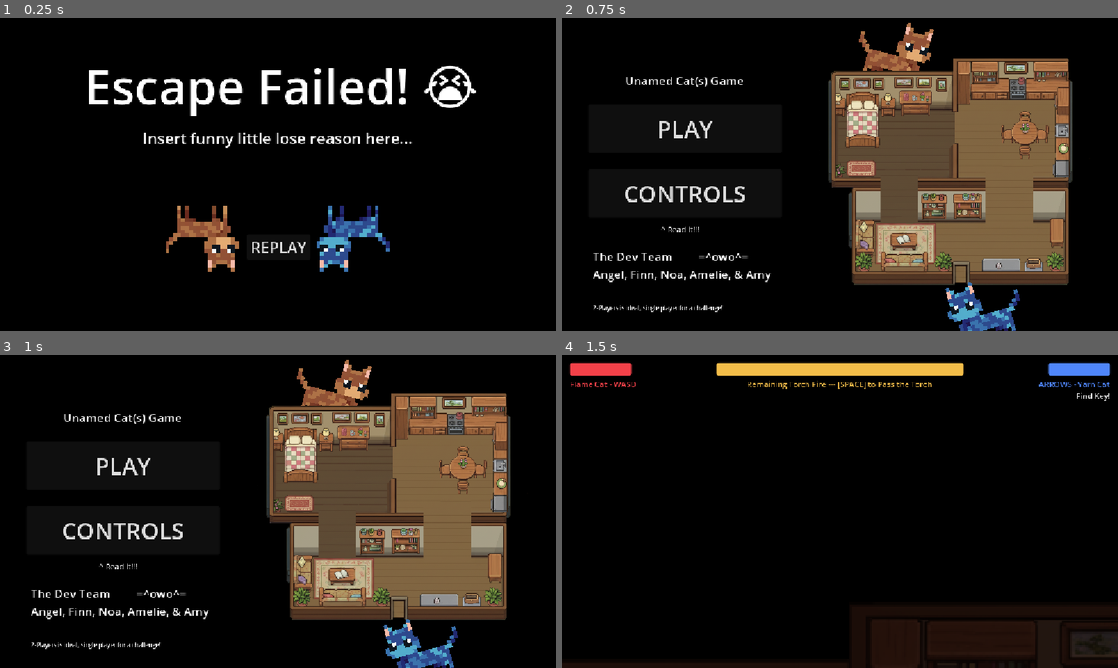
Above: before the commit, frames 1-4 (two rows, left to right).
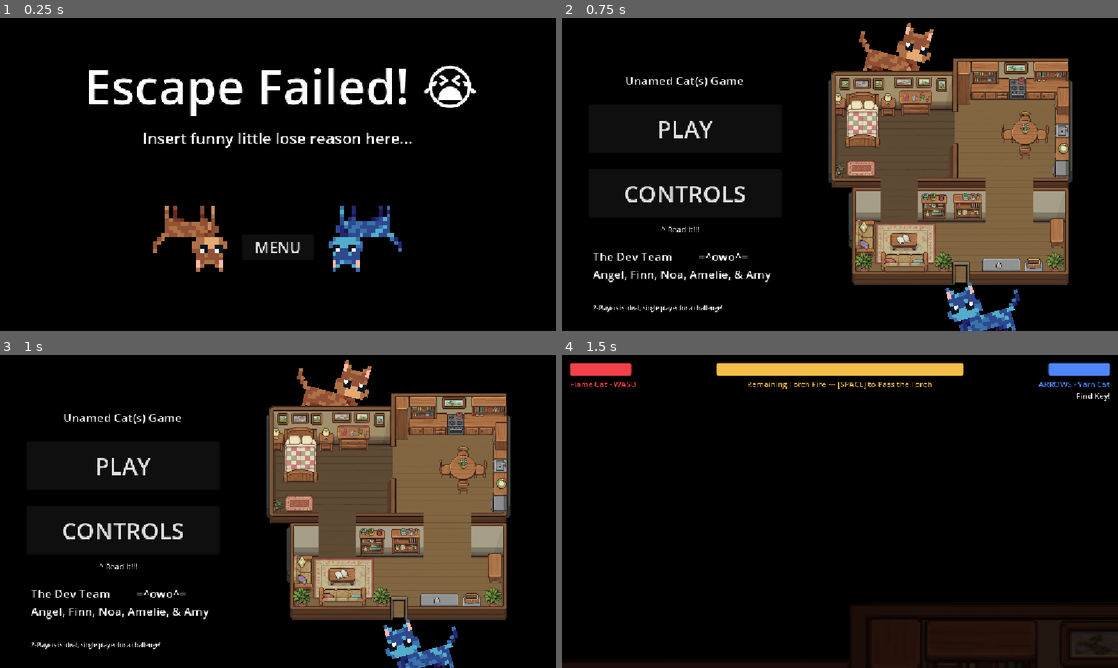
Above: after the commit, the same moments.

Repository: anqilique/GDGJam2-2025
Game: Godot game, scene res://Scenes/loss_screen.tscn
The game is run twice, just before and just after one commit, with the same random seed, the same clock (stepped at 60 frames per second) and the same inputs. This scene is started directly instead of the project's main scene. The engine's default icon, where the game draws it, is replaced by a stand-in: a white triangle on a blue panel in a dark square. Sound files missing from this copy of the repository are replaced by a short silence.
Inputs:
- Up to frame 1 (0.25 s): no input
- Up to frame 2 (0.75 s): click "REPLAY" (after the commit: "MENU") at 0.5 s
- Up to frame 3 (1 s): no input
- Up to frame 4 (1.5 s): click "PLAY" at 1.25 s

The runs differ from the first frame. In frame 1, 3.1% of the frame differs, in the area x 27-73%, y 60-82%; in frame 2, nothing differs; in frame 3, nothing differs; in frame 4, nothing differs.

Commit message:
Edit End Screens

Diff:
--- a/Scenes/loss_screen.tscn
+++ b/Scenes/loss_screen.tscn
@@ -87,25 +87,25 @@
 
 [node name="AnimatedSprite2D" type="AnimatedSprite2D" parent="CanvasLayer/ColorRect"]
 y_sort_enabled = true
-position = Vector2(419, 446)
+position = Vector2(394, 446)
 scale = Vector2(4, -4)
 sprite_frames = SubResource("SpriteFrames_w0bu5")
 
 [node name="AnimatedSprite2D2" type="AnimatedSprite2D" parent="CanvasLayer/ColorRect"]
 y_sort_enabled = true
-position = Vector2(732, 445)
+position = Vector2(757, 445)
 rotation = 3.1415927
 scale = Vector2(4, 4)
 sprite_frames = SubResource("SpriteFrames_fhl4r")
 
 [node name="Button" type="Button" parent="CanvasLayer"]
-offset_left = 512.0
+offset_left = 502.0
 offset_top = 448.0
-offset_right = 643.0
+offset_right = 650.0
 offset_bottom = 501.0
 theme = ExtResource("2_jhgxs")
 theme_override_font_sizes/font_size = 32
-text = "REPLAY"
+text = "MENU"
 
 [connection signal="pressed" from="CanvasLayer/Button" to="." method="_on_button_pressed"]
 [connection signal="pressed" from="CanvasLayer/Button" to="CanvasLayer/Button" method="_on_pressed"]
--- a/Scenes/win_screen.tscn
+++ b/Scenes/win_screen.tscn
@@ -94,6 +94,6 @@
 offset_bottom = 502.0
 theme = ExtResource("2_awi1s")
 theme_override_font_sizes/font_size = 32
-text = "MAIN MENU"
+text = "MENU"
 
 [connection signal="pressed" from="CanvasLayer/Button" to="." method="_on_button_pressed"]
